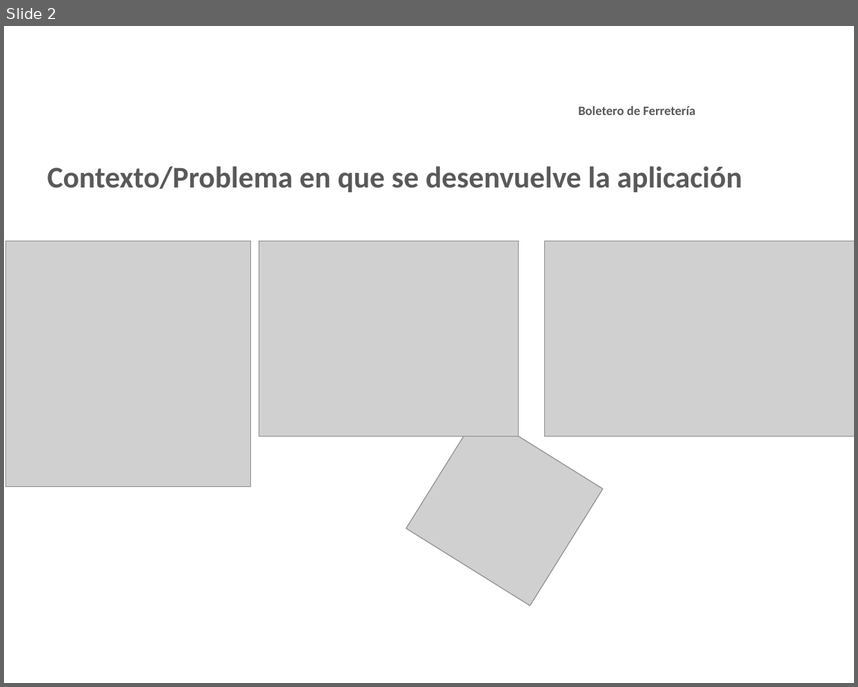
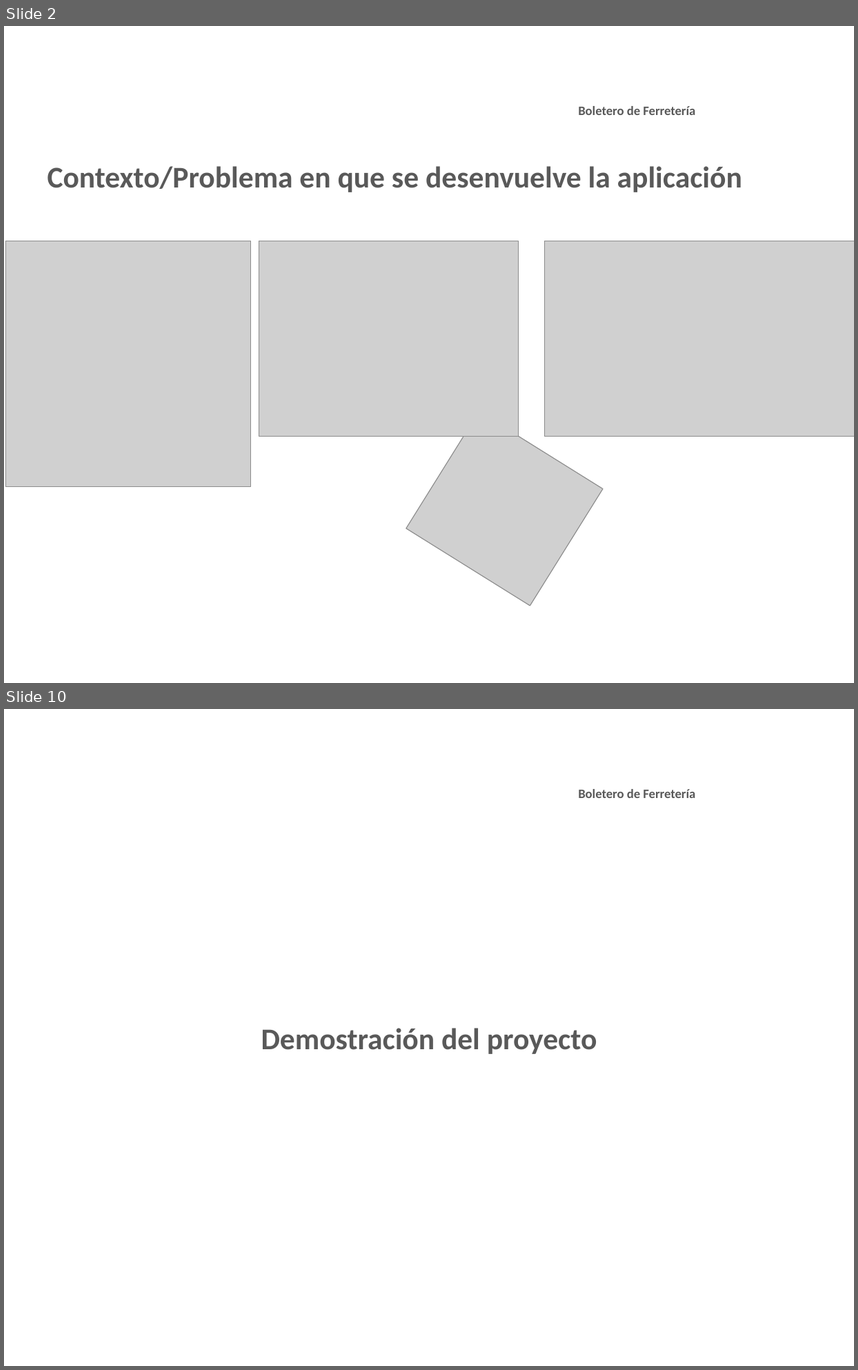
Before and after one commit to jmainhard/ezshop, a slide deck: design/Presentación proyecto.pptx. Shown one above the other, each under a label of ours: slide 2 before the commit, slides 2 and 10 after it; the slides between them are not shown. The pictures are 858x687 and 858x1370 pixels, drawn with LibreOffice and Linux fonts; fonts in the diff are those of the drawing; grey boxes stand for pictures; background and template pictures are left out. Boxes give left, top, right and bottom in pixels: in the first picture for what was removed or moved away, otherwise in the second. Text is boxed around its words. In the diff, an @@ line names an element or a change of style, - is before the commit and + after.

```diff
--- a/design/Presentación proyecto.pptx
+++ b/design/Presentación proyecto.pptx
@@ slide 10 added at [4,709,854,1366], background picture (left out); not listed: 1 template element that a slide beside it also shows @@
@@ text added at [578,789,695,798], 12 pt, text #595959, bold @@
+Boletero de Ferretería
@@ text added at [261,1028,597,1054], 28 pt, text #595959, bold @@
+Demostración del proyecto
```
Also in this commit, not shown: 2 slides changed, 5 other slides added, 1 other file.
